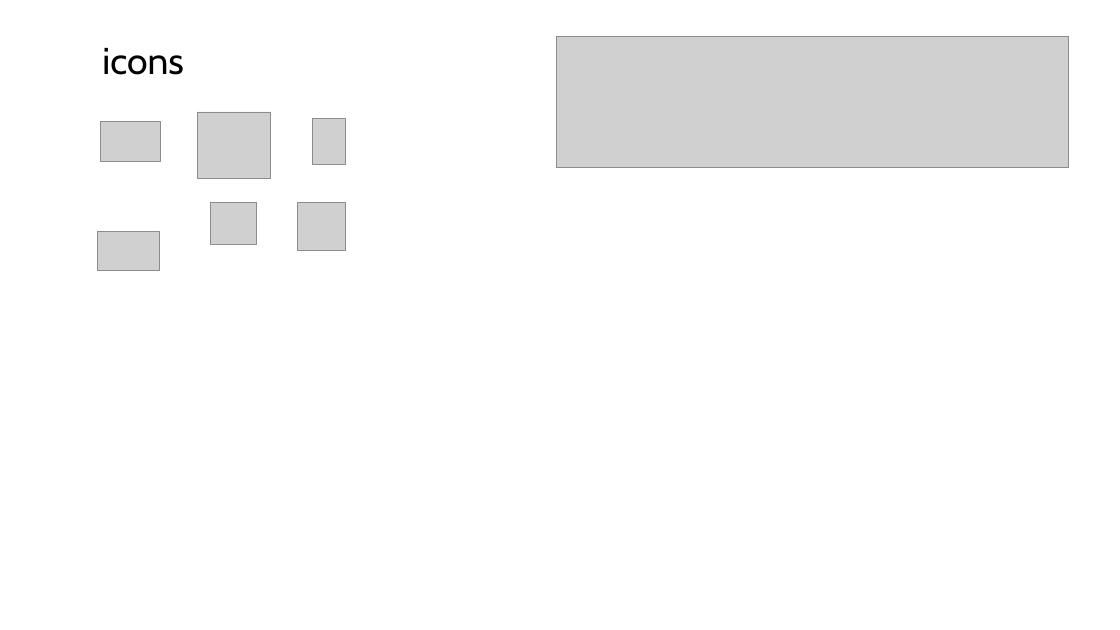
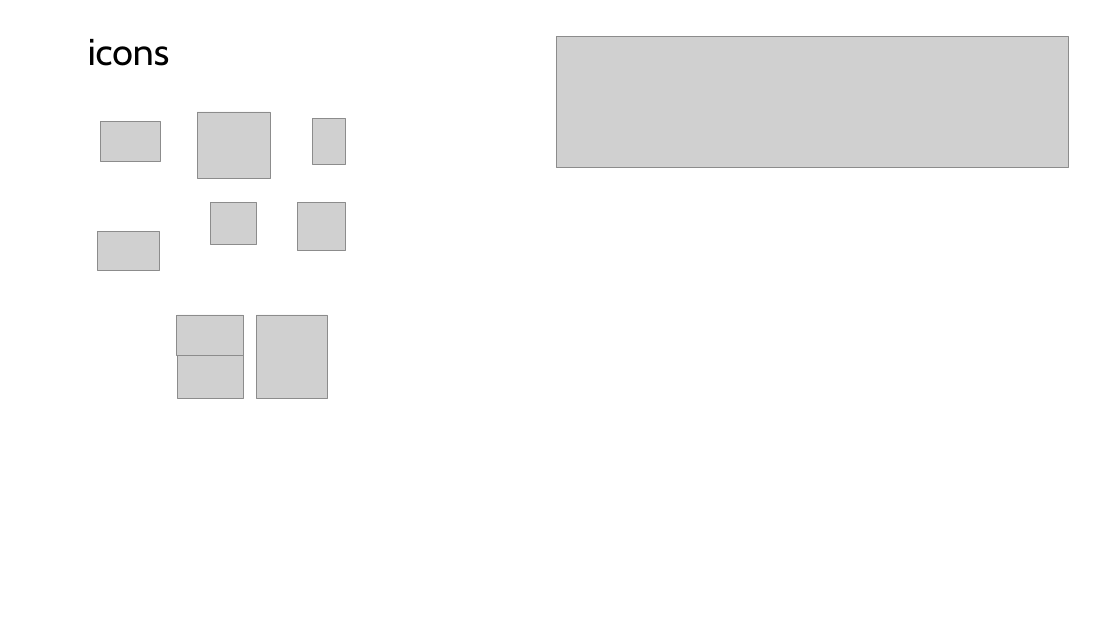
Before and after one commit to cvmartin/eflows.site, a slide deck: slide 2 of support/support_eflows.pptx (slide 1 before the commit). Drawn at 1120x630 pixels with LibreOffice and Linux fonts; fonts in the diff are those of the drawing; grey boxes stand for pictures. Boxes give left, top, right and bottom in pixels: in the first picture for what was removed or moved away, otherwise in the second. Text is boxed around its words. In the diff, an @@ line names an element or a change of style, - is before the commit and + after.

```diff
--- a/support/support_eflows.pptx
+++ b/support/support_eflows.pptx
@@ text "icons": place and size @@
-text "icons" at bbox=[102, 48, 183, 75]
+text "icons" at bbox=[88, 39, 169, 66]
@@ picture added at bbox=[177, 315, 243, 398] @@
@@ picture added at bbox=[177, 315, 244, 355] @@
@@ picture added at bbox=[256, 315, 327, 398] @@
```
Also in this commit, not shown: 6 other slides changed, 3 slides added, 6 slides removed, 14 other files.
